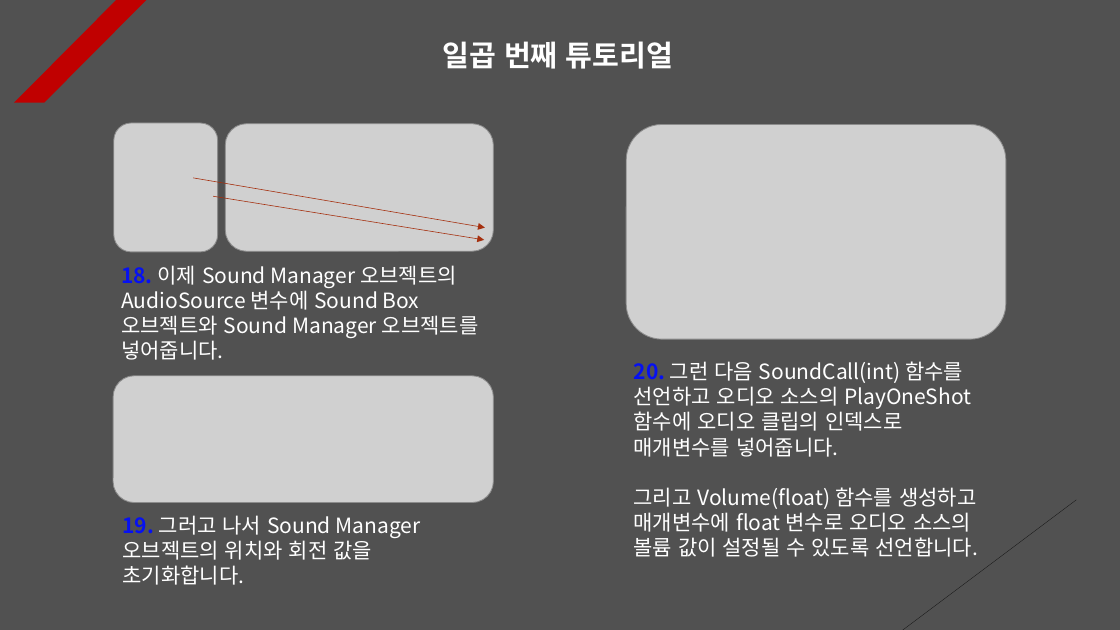
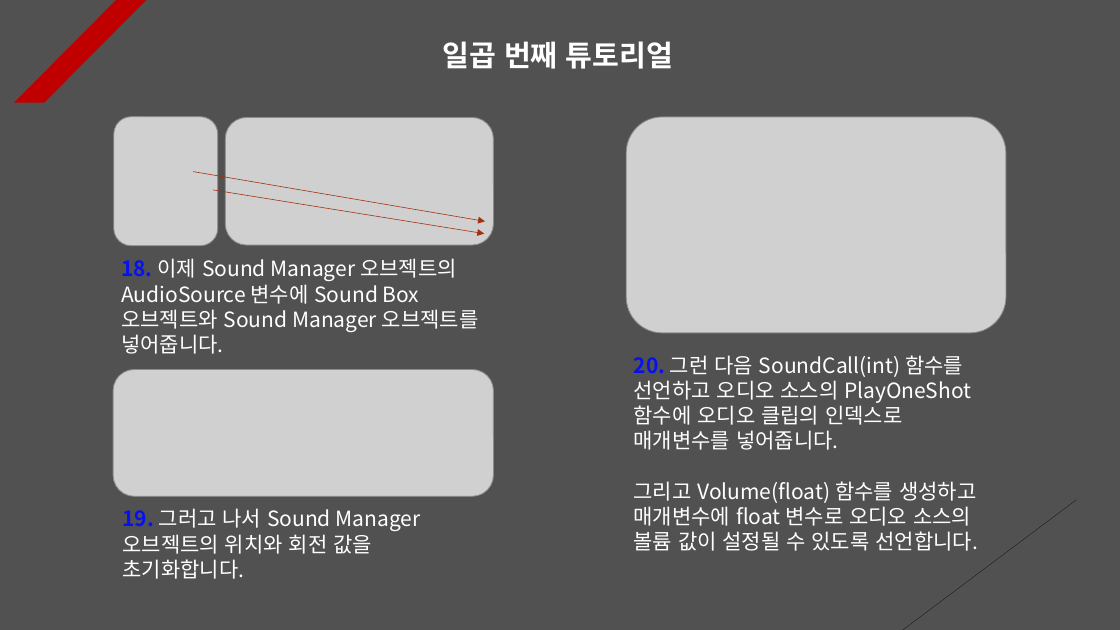
Before and after one commit to Unity2033/3D-UnityEngine, a slide deck: slide 8 of Assets/Class/Sound/PPT Data/Sound Example.pptx. Drawn at 1120x630 pixels with LibreOffice and Linux fonts; fonts in the diff are those of the drawing; grey boxes stand for pictures. Boxes give left, top, right and bottom in pixels: in the first picture for what was removed or moved away, otherwise in the second. Text is boxed around its words. In the diff, an @@ line names an element or a change of style, - is before the commit and + after.

Commit message:
Sound Tutorial Update
- Implement scene initialization
  using a function to reload the
  current scene

- Updated sound tutorial PPT Data

```diff
--- a/Assets/Class/Sound/PPT Data/Sound Example.pptx
+++ b/Assets/Class/Sound/PPT Data/Sound Example.pptx
@@ 4 pictures, 3 texts, 2 arrows: place and size @@
-4 pictures, 3 texts, 2 arrows at box(113, 123, 1006, 585)
+4 pictures, 3 texts, 2 arrows at box(113, 117, 1006, 579)
```
Also in this commit, not shown: 4 other slides changed, 1 slide added, 4 other files.
